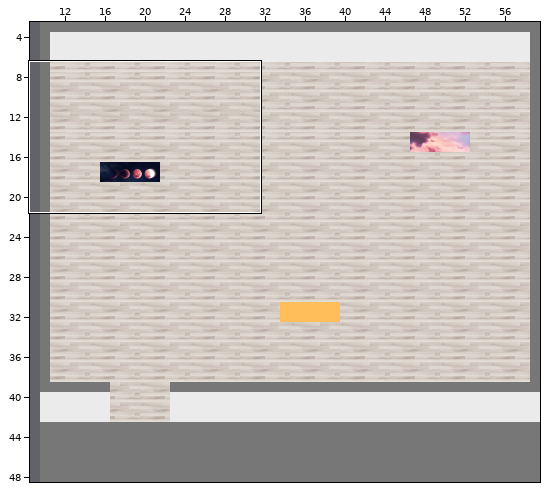
Tiled map, stored at public/assets/tilemap_map/gym_room.tmx. The picture above shows the old version from afar; the outline marks the close-up.
Close-up. Earlier state:
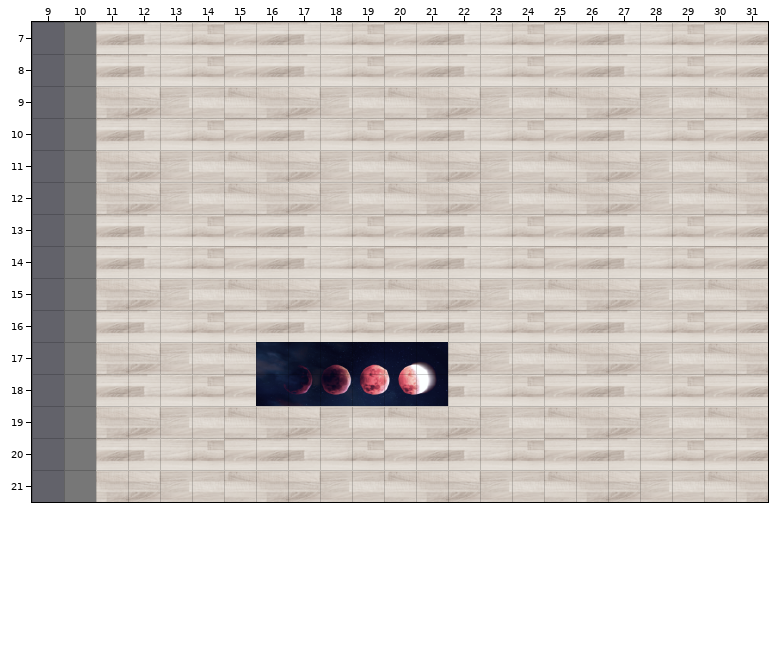
Cells are 36x36 px. Shown: x 9..31, y 7..21. The commit also changed other parts of the map, which this record leaves out.
The result:
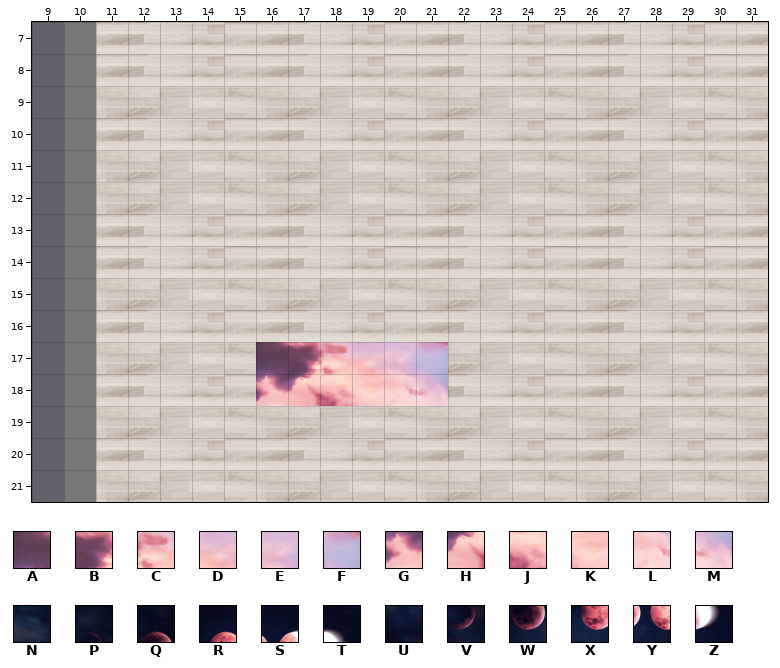
Key: from "mat_sky": A 0, B 1, C 2, D 3, E 4, F 5, G 6, H 7, J 8, K 9, L 10, M 11; from "mat_space": N 0, P 1, Q 2, R 3, S 4, T 5, U 6, V 7, W 8, X 9, Y 10, Z 11.
_ is an empty cell.
Tiles replaced or removed in this view: N, P, Q, R, S, T, U, V, W, X, Y, Z.
From old to new:
Changed rows in their new state; . is an unchanged cell.
Layer "items":
first column x 16:
17 ABCDEF
18 GHJKLM
